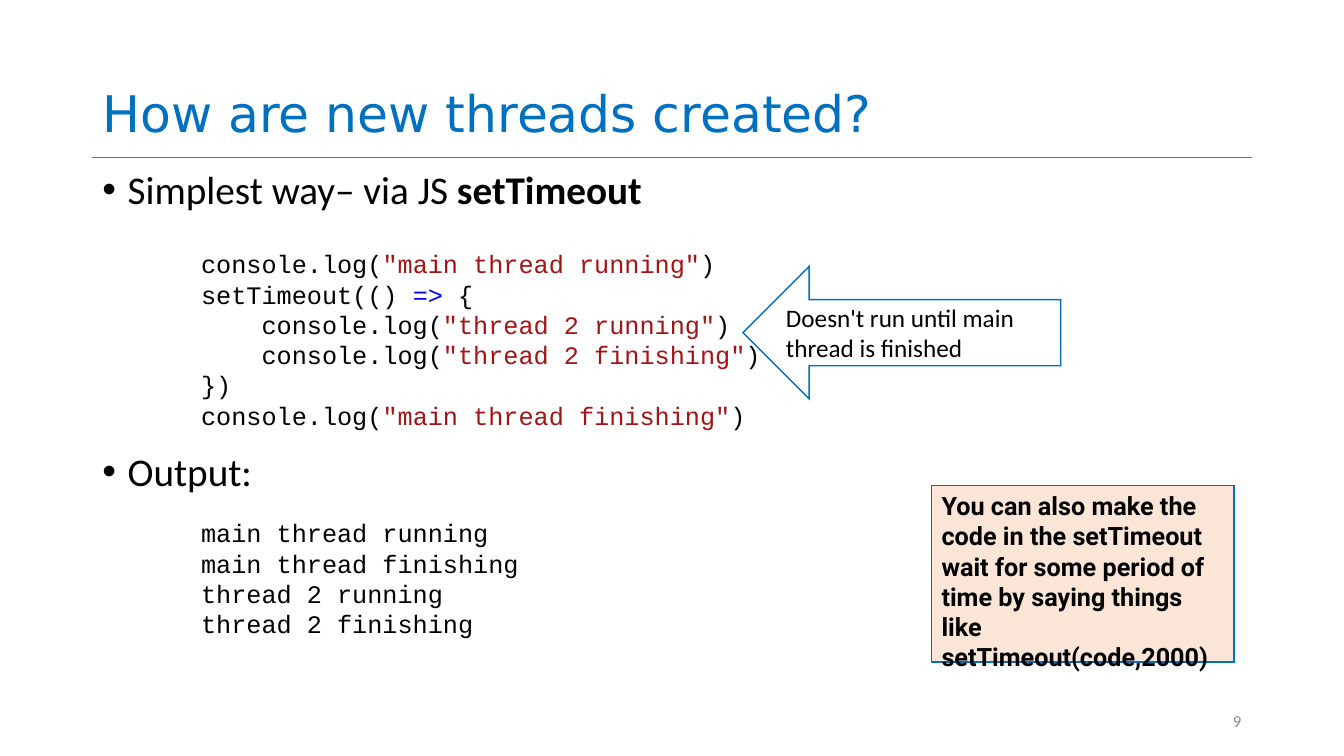
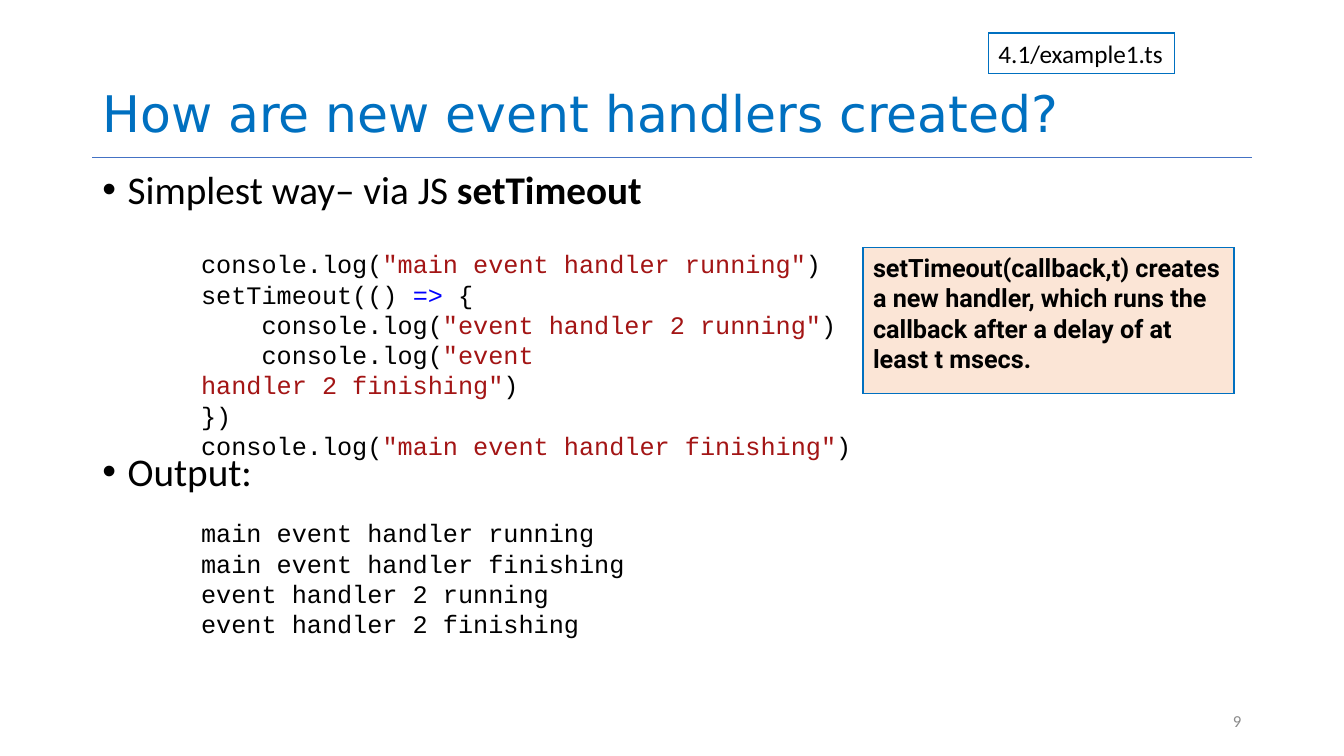
Before and after one commit to neu-se/CS4530-CS5500-Spring-2021, a slide deck: slide 9 of Slides/Lesson 4.1 The JavaScript Thread Model.pptx. Drawn at 1344x756 pixels with LibreOffice and Linux fonts; fonts in the diff are those of the drawing. Boxes give left, top, right and bottom in pixels: in the first picture for what was removed or moved away, otherwise in the second. Text is boxed around its words. In the diff, an @@ line names an element or a change of style, - is before the commit and + after.

```diff
--- a/Slides/Lesson 4.1 The JavaScript Thread Model.pptx
+++ b/Slides/Lesson 4.1 The JavaScript Thread Model.pptx
@@ rectangle added at [988,33,1175,74], outline #0070C0 1 pt, 18 pt, text #000000 @@
+4.1/example1.ts
@@ title at [102,93,1059,133]: text changed @@
-How are new threads created?
+How are new event handlers created?
@@ text at [201,255,821,279]: text changed @@
-console.log("main thread running")
+console.log("main event handler running")
@@ left arrow removed at [743,266,1061,398] @@
-Doesn't run until main thread is finished
@@ rectangle added at [863,248,1234,394], fill #FBE5D6, outline #0070C0 1 pt, 18 pt, text #000000, bold @@
+setTimeout(callback,t) creates a new handler, which runs the callback after a delay of at least t msecs.
@@ text at [201,315,836,400]: text changed @@
-console.log("thread 2 running")
-console.log("thread 2 finishing")
+console.log("event handler 2 running")
+console.log("event handler 2 finishing")
@@ text at [201,436,851,463]: text changed @@
-console.log("main thread finishing")
+console.log("main event handler finishing")
@@ rectangle removed at [932,486,1234,662] @@
-You can also make the code in the setTimeout wait for some period of time by saying things like
-setTimeout(code,2000)
@@ text at [201,524,624,639]: text changed @@
-main thread running
-main thread finishing
-thread 2 running
-thread 2 finishing
+main event handler running
+main event handler finishing
+event handler 2 running
+event handler 2 finishing
```
Also in this commit, not shown: 10 other slides changed, 9 slides added, 10 slides removed.
